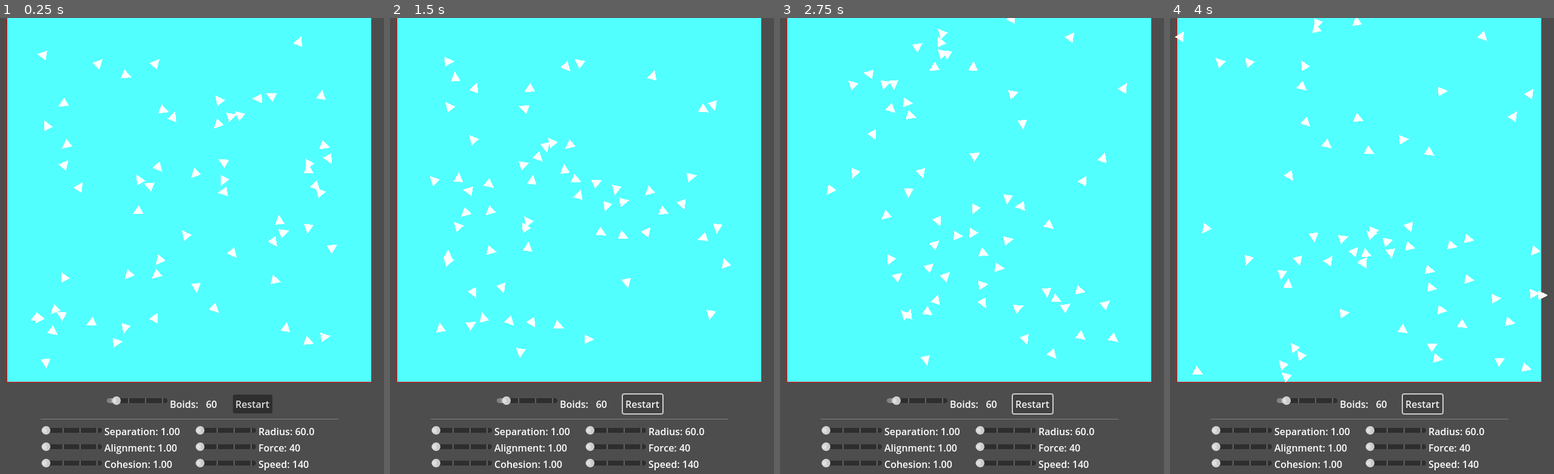
Above: before the commit, frames 1-4 (left to right).
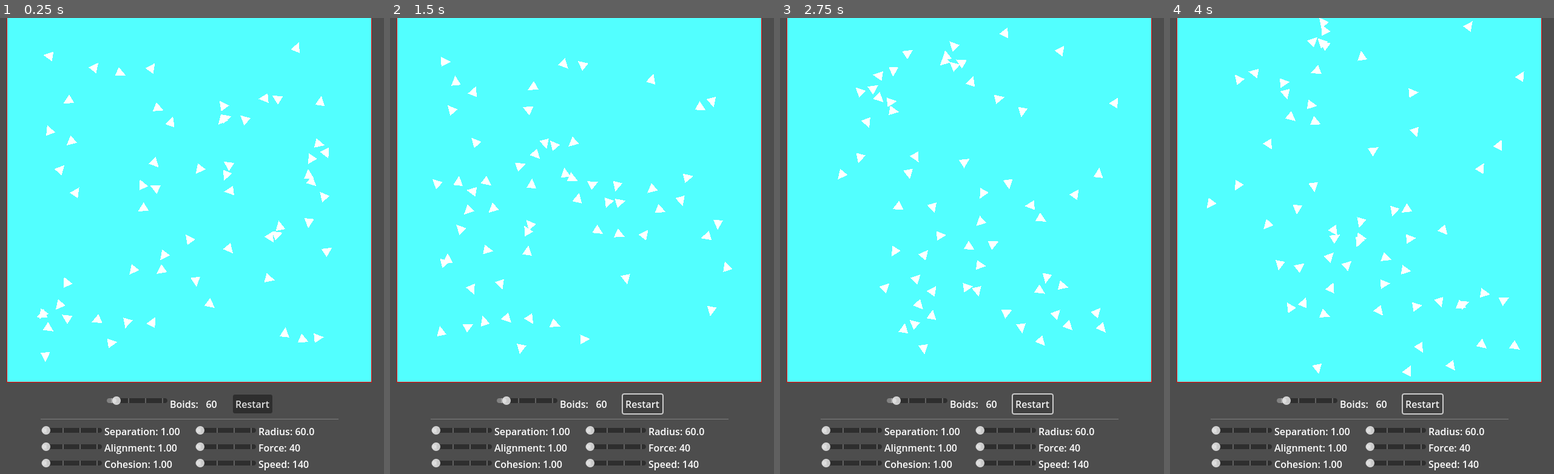
Above: after the commit, the same moments.

Repository: Loethor/boids-gdt
Game: Godot game, scene res://main.tscn
Same seed, same stepped clock (60 frames per second), same inputs: the game is played once before the commit and once after it.
Inputs:
- Up to frame 1 (0.25 s): no input
- Up to frame 2 (1.5 s): click "Restart" at 0.5 s; click "Restart" at 1.25 s
- Up to frame 3 (2.75 s): click "Restart" at 2 s
- Up to frame 4 (4 s): no input

The runs differ from the first frame. In frame 1, 2.7% of the frame differs, in the area x 8-88%, y 3-77%; in frame 2, 2.0%; in frame 3, 3.1%, in the area x 12-91%, y 0-77%; in frame 4, 3.1%.

Commit message:
add spatial grid partitioning

Diff:
--- a/main.gd
+++ b/main.gd
@@ -20,6 +20,9 @@
 
 var positions := PackedVector2Array()
 var velocities := PackedVector2Array()
+
+# Spatial partitioning
+var grid: Dictionary[Vector2i, Array]= {}  # Dictionary: Vector2i -> Array[int] (cell coords -> boid indices)
 
 @onready var birds := MultiMeshInstance2D.new()
 
@@ -42,6 +45,9 @@
 @onready var number_of_boids: HSlider = %NumberOfBoids
 @onready var restart_simulation_button: Button = %RestartSimulationButton
 
+var update_frequency := 2  # Update every frame by default
+var frame_counter := 0
+
 func _ready():
 	number_of_boids.value = BOID_COUNT
 	number_of_boids_label.text = "Boids: %s" % str(BOID_COUNT).lpad(4)
@@ -68,31 +74,73 @@
 	add_child(birds)
 
 func _process(delta):
-	_update_boid_positions_and_velocities(delta)
-	_update_rotation_and_position_drawn()
+	frame_counter += 1
+	if frame_counter % update_frequency == 0:
+		_update_boid_positions_and_velocities(delta)
+		_update_rotation_and_position_drawn()
+
+func _build_spatial_grid():
+	var cell_size: float = max(NEIGHBOR_RADIUS, 50.0)
+	grid.clear()
+
+	for i in range(BOID_COUNT):
+		var cell_x: int = int((positions[i].x - BOX_TOPLEFT.x) / cell_size)
+		var cell_y: int = int((positions[i].y - BOX_TOPLEFT.y) / cell_size)
+		var cell_coord: Vector2i = Vector2i(cell_x, cell_y)
+
+		if not grid.has(cell_coord):
+			grid[cell_coord] = []
+		grid[cell_coord].append(i)
+
+func _get_nearby_boids(i: int) -> Array:
+	var cell_size: float = max(NEIGHBOR_RADIUS, 50.0)
+	var cell_x:int = int((positions[i].x - BOX_TOPLEFT.x) / cell_size)
+	var cell_y:int = int((positions[i].y - BOX_TOPLEFT.y) / cell_size)
+
+	var nearby: Array[int] = []
+
+	# Check 3x3 grid around the boid's cell
+	for dx in range(-1, 2):
+		for dy in range(-1, 2):
+			var check_cell:Vector2i = Vector2i(cell_x + dx, cell_y + dy)
+			if grid.has(check_cell):
+				nearby.append_array(grid[check_cell])
+	return nearby
 
 func _update_boid_positions_and_velocities(delta):
+	_build_spatial_grid()
+
 	for i in range(BOID_COUNT):
 		var acceleration = _calc_flocking_forces(i)
 		velocities[i] += acceleration * delta
 		if velocities[i].length() > MAX_SPEED:
 			velocities[i] = velocities[i].normalized() * MAX_SPEED
 		positions[i] += velocities[i] * delta
-		_handle_boundaries(i)
+
+		# Boundary handling
+		if positions[i].x < BOX_TOPLEFT.x:
+			positions[i].x = BOX_TOPLEFT.x + BOX_SIZE
+		elif positions[i].x > BOX_TOPLEFT.x + BOX_SIZE:
+			positions[i].x = BOX_TOPLEFT.x
+		if positions[i].y < BOX_TOPLEFT.y:
+			positions[i].y = BOX_TOPLEFT.y + BOX_SIZE
+		elif positions[i].y > BOX_TOPLEFT.y + BOX_SIZE:
+			positions[i].y = BOX_TOPLEFT.y
 
 func _calc_flocking_forces(i: int) -> Vector2:
-	var separation = Vector2.ZERO
-	var alignment = Vector2.ZERO
-	var cohesion = Vector2.ZERO
-	var count = 0
-
-	# Single loop for all three forces
-	for j in range(BOID_COUNT):
+	var separation := Vector2.ZERO
+	var alignment := Vector2.ZERO
+	var cohesion := Vector2.ZERO
+	var count := 0
+
+	# Only check nearby boids using spatial partitioning
+	for j in _get_nearby_boids(i):
 		if i == j:
 			continue
-		var dist_sq = positions[i].distance_squared_to(positions[j])
+		var dist_sq: float = positions[i].distance_squared_to(positions[j])
 		if dist_sq < NEIGHBOR_RADIUS * NEIGHBOR_RADIUS and dist_sq > 0:
-			separation += (positions[i] - positions[j]) / max(sqrt(dist_sq), 0.01)
+			var dist: float = sqrt(dist_sq)
+			separation += (positions[i] - positions[j]) / max(dist, 0.01)
 			alignment += velocities[j]
 			cohesion += positions[j]
 			count += 1
@@ -112,75 +160,18 @@
 
 	return steer
 
-func _calc_separation(i: int) -> Vector2:
-	var steer := Vector2.ZERO
-	var count := 0
-	for j in range(BOID_COUNT):
-		if i == j:
-			continue
-		var dist = positions[i].distance_to(positions[j])
-		if dist < NEIGHBOR_RADIUS and dist > 0:
-			steer += (positions[i] - positions[j]) / max(dist, 0.01)
-			count += 1
-	if count > 0:
-		steer /= count
-		steer = steer.normalized() * MAX_SPEED - velocities[i]
-		steer = steer.limit_length(MAX_FORCE)
-	return steer
-
-func _calc_alignment(i: int) -> Vector2:
-	var avg_vel := Vector2.ZERO
-	var count := 0
-	for j in range(BOID_COUNT):
-		if i == j:
-			continue
-		var dist = positions[i].distance_to(positions[j])
-		if dist < NEIGHBOR_RADIUS:
-			avg_vel += velocities[j]
-			count += 1
-	if count > 0:
-		avg_vel /= count
-		var steer = avg_vel.normalized() * MAX_SPEED - velocities[i]
-		steer = steer.limit_length(MAX_FORCE)
-		return steer
-	return Vector2.ZERO
-
-func _calc_cohesion(i: int) -> Vector2:
-	var center := Vector2.ZERO
-	var count := 0
-	for j in range(BOID_COUNT):
-		if i == j:
-			continue
-		var dist = positions[i].distance_to(positions[j])
-		if dist < NEIGHBOR_RADIUS:
-			center += positions[j]
-			count += 1
-	if count > 0:
-		center /= count
-		var steer = (center - positions[i]).normalized() * MAX_SPEED - velocities[i]
-		steer = steer.limit_length(MAX_FORCE)
-		return steer
-	return Vector2.ZERO
-
-func _handle_boundaries(i):
-	if positions[i].x < BOX_TOPLEFT.x:
-		positions[i].x = BOX_TOPLEFT.x + BOX_SIZE
-	elif positions[i].x > BOX_TOPLEFT.x + BOX_SIZE:
-		positions[i].x = BOX_TOPLEFT.x
-	if positions[i].y < BOX_TOPLEFT.y:
-		positions[i].y = BOX_TOPLEFT.y + BOX_SIZE
-	elif positions[i].y > BOX_TOPLEFT.y + BOX_SIZE:
-		positions[i].y = BOX_TOPLEFT.y
-
 func _update_rotation_and_position_drawn():
-	for i in BOID_COUNT:
+	var transforms: MultiMesh = birds.multimesh
+	for i in range(BOID_COUNT):
 		var xform = Transform2D(velocities[i].angle(), positions[i])
-		birds.multimesh.set_instance_transform_2d(i, xform)
+		transforms.set_instance_transform_2d(i, xform)
+	birds.multimesh = transforms
 
 func _draw():
 	draw_rect(Rect2(BOX_TOPLEFT, Vector2(BOX_SIZE, BOX_SIZE)), Color.RED, false, 2.0)
 
 func _make_boid_mesh() -> ArrayMesh:
+
 	# Create a simple triangle mesh for the boid
 	var mesh := ArrayMesh.new()
 	var vertices := PackedVector2Array([
--- a/project.godot
+++ b/project.godot
@@ -19,6 +19,8 @@
 
 window/size/viewport_width=800
 window/size/viewport_height=800
+window/stretch/mode="canvas_items"
+window/stretch/aspect="expand"
 
 [rendering]
 
